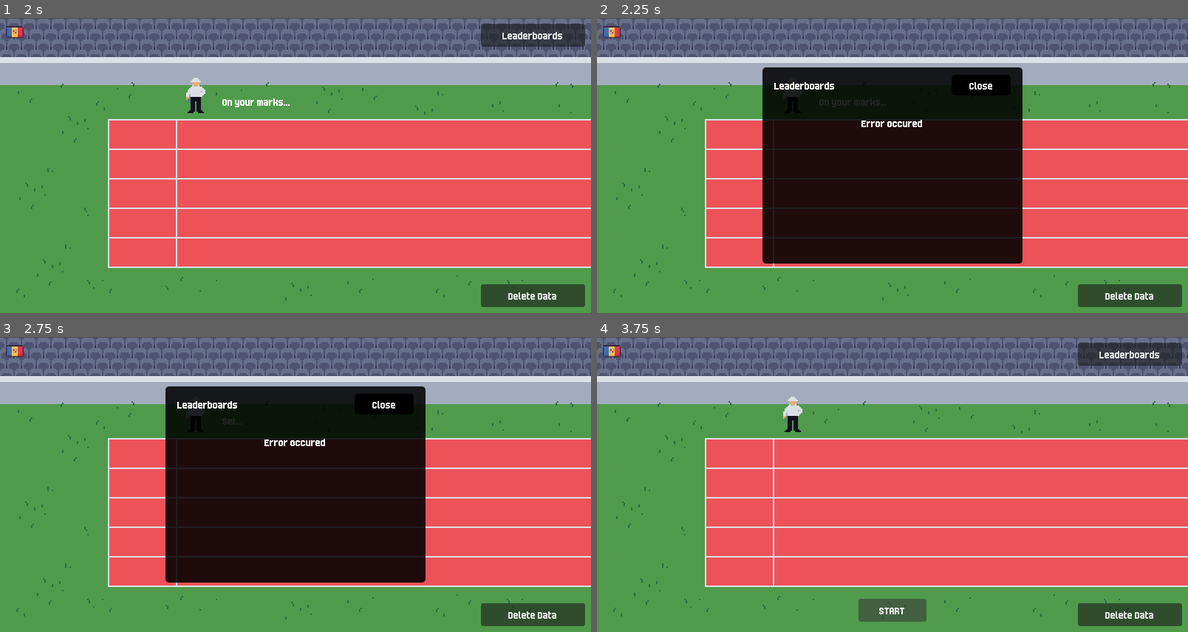
Above: before the commit, frames 1-4 (two rows, left to right).
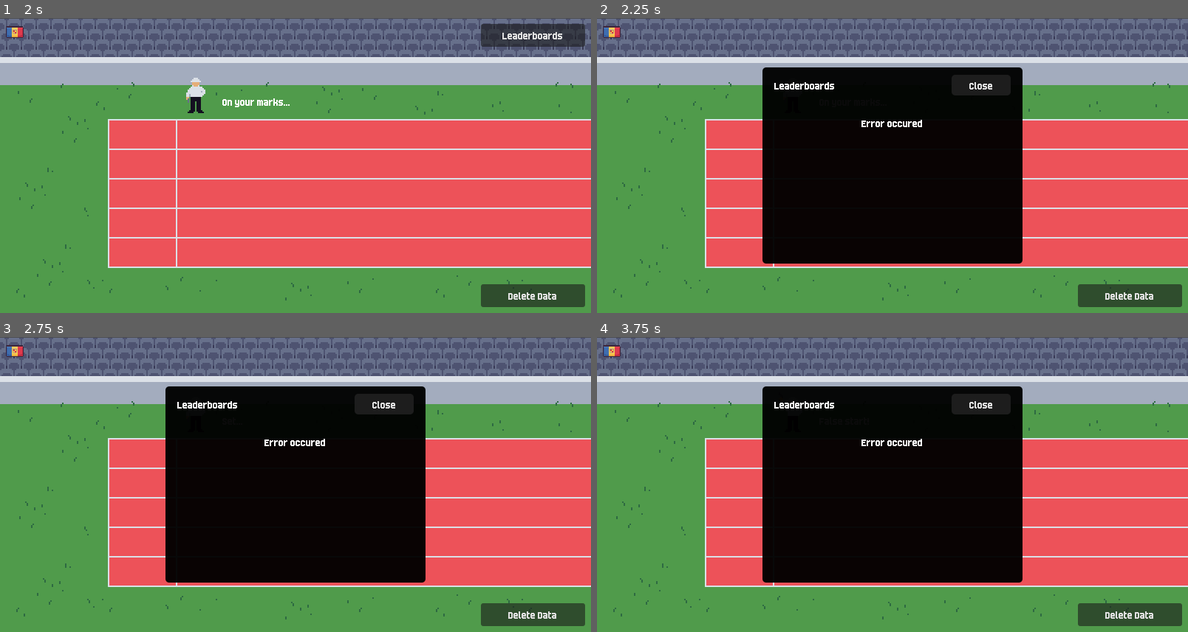
Above: after the commit, the same moments.

Repository: Miltage/clickrun
Game: Godot game, scene res://scenes/main.tscn
The game is run twice, just before and just after one commit, with the same random seed, the same clock (stepped at 60 frames per second) and the same inputs.
Inputs (mouse positions are in pixels of both pictures, inside the frame that each line leads up to):
- Up to frame 1 (2 s): click "START" at 0.5 s; click (70, 88) at 1.27 s
- Up to frame 2 (2.25 s): click "Leaderboards" at 2 s
- Up to frame 3 (2.75 s): no input
- Up to frame 4 (3.75 s): tap Enter at 2.75 s; move the mouse to (1022, 469) at 2.77 s; click (1022, 469) at 2.92 s; click (892, 611) at 3.5 s, where only the run before the commit has a clickable "RESTART"

Frame 1 is identical in both runs. In frame 2, 0.8% of the frame differs, in the area x 37-70%, y 19-31%; in frame 3, 0.7%; in frame 4, 32%, in the area x 28-99%, y 2-97%.
Error in both runs: Invalid call. Nonexistent function 'start_running' in base 'Nil'. (res://scripts/GameScene.gd:89)

Commit message:
Improve UI flow

Diff:
--- a/scenes/leaderboard.tscn
+++ b/scenes/leaderboard.tscn
@@ -9,7 +9,7 @@
 content_margin_top = 10.0
 content_margin_right = 16.0
 content_margin_bottom = 10.0
-bg_color = Color(0, 0, 0, 0.8627451)
+bg_color = Color(0, 0, 0, 0.9607843)
 corner_radius_top_left = 5
 corner_radius_top_right = 5
 corner_radius_bottom_right = 5
@@ -20,7 +20,7 @@
 content_margin_top = 5.0
 content_margin_right = 5.0
 content_margin_bottom = 5.0
-bg_color = Color(0, 0, 0, 1)
+bg_color = Color(0.1148968, 0.11489681, 0.1148968, 1)
 corner_radius_top_left = 5
 corner_radius_top_right = 5
 corner_radius_bottom_right = 5
--- a/scenes/main.tscn
+++ b/scenes/main.tscn
@@ -26,7 +26,12 @@
 position = Vector2(400, 201)
 scale = Vector2(2, 2)
 
-[node name="StartButton" type="Button" parent="." unique_id=917168349]
+[node name="GameButtons" type="Control" parent="." unique_id=1806551228]
+anchors_preset = 0
+offset_right = 40.0
+offset_bottom = 40.0
+
+[node name="StartButton" type="Button" parent="GameButtons" unique_id=917168349]
 unique_name_in_owner = true
 visible = false
 layout_mode = 1
@@ -35,16 +40,16 @@
 anchor_top = 1.0
 anchor_right = 0.5
 anchor_bottom = 1.0
-offset_left = -46.0
-offset_top = -45.0
-offset_right = 46.0
-offset_bottom = -14.0
+offset_left = 334.0
+offset_top = 315.0
+offset_right = 426.0
+offset_bottom = 346.0
 grow_horizontal = 2
 grow_vertical = 0
 mouse_default_cursor_shape = 2
 text = "START"
 
-[node name="SubmitScoreButton" type="Button" parent="." unique_id=2083985969]
+[node name="SubmitScoreButton" type="Button" parent="GameButtons" unique_id=2083985969]
 unique_name_in_owner = true
 custom_minimum_size = Vector2(120, 0)
 layout_mode = 0
@@ -55,7 +60,7 @@
 mouse_default_cursor_shape = 2
 text = "Submit Score"
 
-[node name="RetryButton" type="Button" parent="." unique_id=1415452255]
+[node name="RetryButton" type="Button" parent="GameButtons" unique_id=1415452255]
 unique_name_in_owner = true
 visible = false
 layout_mode = 1
@@ -64,10 +69,10 @@
 anchor_top = 1.0
 anchor_right = 0.5
 anchor_bottom = 1.0
-offset_left = -46.0
-offset_top = -42.0
-offset_right = 46.0
-offset_bottom = -14.0
+offset_left = 334.0
+offset_top = 318.0
+offset_right = 426.0
+offset_bottom = 346.0
 grow_horizontal = 2
 grow_vertical = 0
 size_flags_horizontal = 4
@@ -145,9 +150,9 @@
 offset_right = 154.0
 
 [connection signal="timeout" from="PistolTimer" to="." method="_on_pistol_timer_timeout"]
-[connection signal="pressed" from="StartButton" to="." method="start"]
-[connection signal="pressed" from="SubmitScoreButton" to="." method="_on_submit_score_button_pressed"]
-[connection signal="pressed" from="RetryButton" to="." method="retry"]
+[connection signal="pressed" from="GameButtons/StartButton" to="." method="start"]
+[connection signal="pressed" from="GameButtons/SubmitScoreButton" to="." method="_on_submit_score_button_pressed"]
+[connection signal="pressed" from="GameButtons/RetryButton" to="." method="retry"]
 [connection signal="pressed" from="LeaderboardsButton" to="." method="open_leaderboard"]
 [connection signal="pressed" from="DeleteDataButton" to="." method="_on_delete_data_button_pressed"]
 [connection signal="close" from="Leaderboard" to="." method="close_leaderboard"]
--- a/scenes/score_submission.tscn
+++ b/scenes/score_submission.tscn
@@ -8,7 +8,7 @@
 content_margin_top = 10.0
 content_margin_right = 16.0
 content_margin_bottom = 10.0
-bg_color = Color(0, 0, 0, 0.8627451)
+bg_color = Color(0, 0, 0, 0.98039216)
 corner_radius_top_left = 5
 corner_radius_top_right = 5
 corner_radius_bottom_right = 5
@@ -51,7 +51,9 @@
 layout_mode = 2
 size_flags_horizontal = 3
 focus_mode = 1
-placeholder_text = "Name"
+placeholder_text = "Enter your name"
+max_length = 20
+virtual_keyboard_enabled = false
 
 [node name="Response" type="Label" parent="VBoxContainer" unique_id=284534593]
 unique_name_in_owner = true
--- a/scripts/Main.gd
+++ b/scripts/Main.gd
@@ -84,6 +84,7 @@
 
 func start() -> void:
 	%StartButton.hide()
+	%LeaderboardsButton.hide()
 
 	%Label.text = "On your marks..."
 	$GameScene.on_your_marks()
@@ -137,6 +138,8 @@
 	else:
 		%RetryButton.show()
 
+	%LeaderboardsButton.show()
+
 func _on_country_changed(code: String) -> void:
 	playerCountry = code
 	_save_progress()
@@ -154,11 +157,13 @@
 	%Leaderboard.show()
 	%Leaderboard.refresh()
 	$ScoreSubmission.hide()
+	$GameButtons.hide()
 	%LeaderboardsButton.hide()
 
 func close_leaderboard() -> void:
 	%Leaderboard.hide()
 	%LeaderboardsButton.show()
+	$GameButtons.show()
 
 func retry() -> void:
 	get_tree().reload_current_scene()
